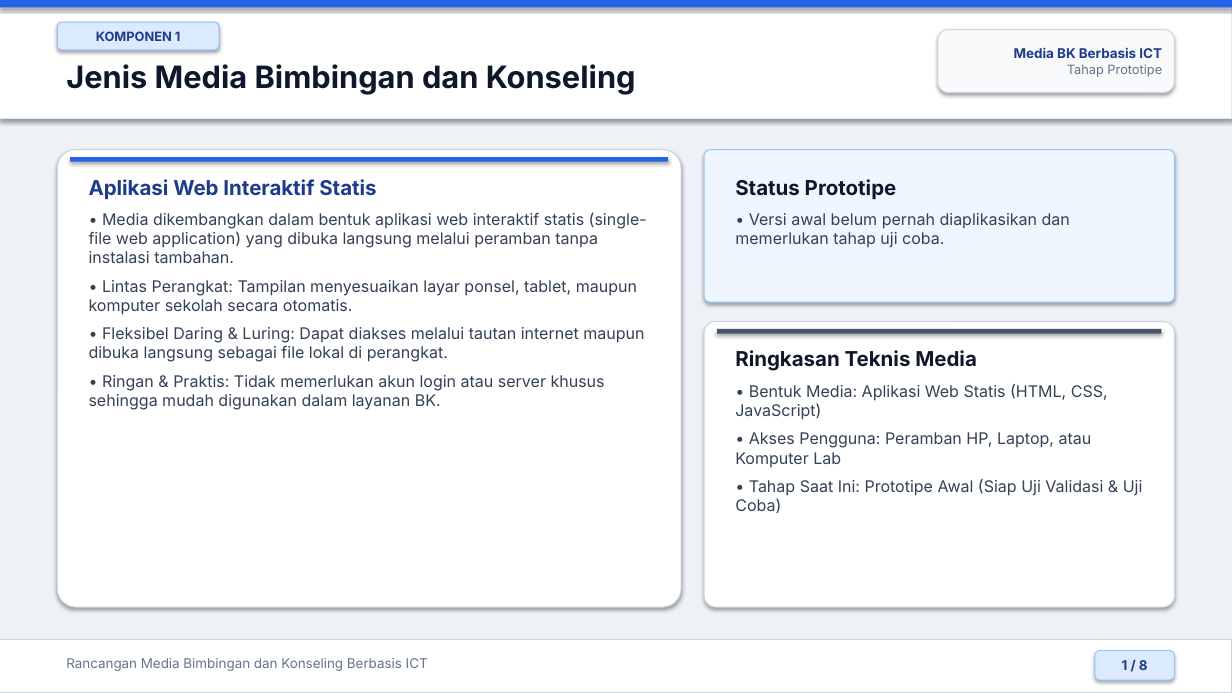
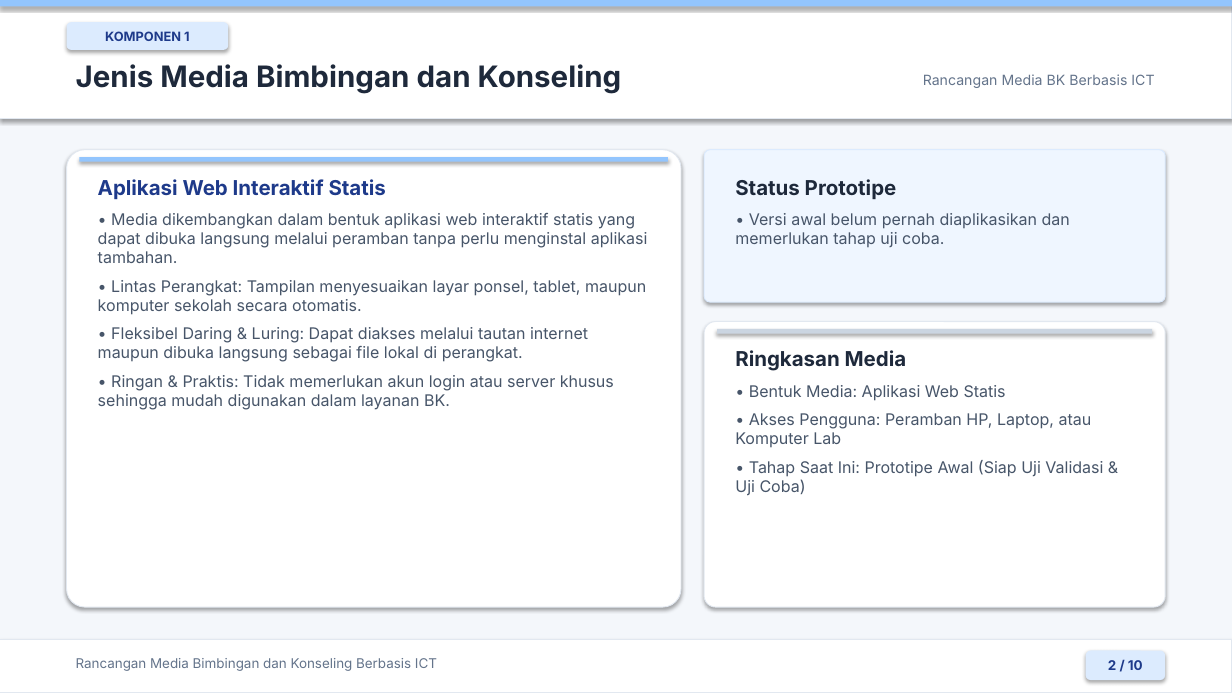
Before and after one commit to dvoidd/kunci-karierku-riasec, a slide deck: slide 2 of docs/Presentasi_Kunci_Karierku_RIASEC.pptx (slide 1 before the commit). Drawn at 1232x693 pixels with LibreOffice and Linux fonts; fonts in the diff are those of the drawing. Boxes give left, top, right and bottom in pixels: in the first picture for what was removed or moved away, otherwise in the second. Text is boxed around its words. In the diff, an @@ line names an element or a change of style, - is before the commit and + after.

```diff
--- a/docs/Presentasi_Kunci_Karierku_RIASEC.pptx
+++ b/docs/Presentasi_Kunci_Karierku_RIASEC.pptx
@@ background #EEF2F7 to #F4F7FB @@
@@ rectangle at bbox=[0, 0, 1232, 118]: outline #DBEAFE 0.75 pt to #E2E8F0 0.75 pt @@
@@ rectangle at bbox=[0, 0, 1232, 6]: fill #2563EB to #93C5FD @@
@@ rounded rectangle "KOMPONEN 1": place and size @@
-rounded rectangle "KOMPONEN 1" at bbox=[57, 22, 219, 50]
+rounded rectangle "KOMPONEN 1" at bbox=[67, 22, 228, 50]
@@ rounded rectangle "KOMPONEN 1" at bbox=[67, 22, 228, 50]: fill #DBEAFE to #DCEBFE; outline #93C5FD 0.75 pt to none @@
@@ text "Jenis Media Bimbingan dan Konseling": place and size @@
-text "Jenis Media Bimbingan dan Konseling" at bbox=[66, 64, 636, 95]
+text "Jenis Media Bimbingan dan Konseling" at bbox=[76, 64, 622, 94]
@@ text "Jenis Media Bimbingan dan Konseling" at bbox=[76, 64, 622, 94]: size 24 to 23 pt, text colour #0F172A to #1E293B @@
@@ text "Rancangan Media BK Berbasis ICT": place and size @@
-text "Rancangan Media BK Berbasis ICT" at bbox=[938, 30, 1175, 92]
+text "Rancangan Media BK Berbasis ICT" at bbox=[923, 74, 1154, 88]
@@ text "Rancangan Media BK Berbasis ICT" at bbox=[923, 74, 1154, 88]: vertical alignment middle to top; fill #F8FAFC to none; outline #CBD5E1 0.75 pt to none; shadow off @@
@@ text at bbox=[923, 74, 1154, 88]: text changed; size 10.5 to 11 pt; text colour #1E3A8A to #64748B; bold off @@
-Media BK Berbasis ICT
-Tahap Prototipe
+Rancangan Media BK Berbasis ICT
@@ rounded rectangle: place and size @@
-rounded rectangle at bbox=[57, 150, 681, 607]
+rounded rectangle at bbox=[67, 150, 681, 607]
@@ rectangle at bbox=[79, 157, 668, 162]: fill #2563EB to #93C5FD @@
@@ rectangle: place and size @@
-rectangle at bbox=[70, 157, 668, 162]
+rectangle at bbox=[79, 157, 668, 162]
@@ text "Aplikasi Web Interaktif Statis": place and size @@
-text "Aplikasi Web Interaktif Statis" at bbox=[89, 179, 647, 410]
+text "Aplikasi Web Interaktif Statis" at bbox=[98, 179, 648, 410]
@@ rounded rectangle: place and size @@
-rounded rectangle at bbox=[704, 150, 1175, 302]
+rounded rectangle at bbox=[704, 150, 1165, 302]
@@ rounded rectangle at bbox=[704, 150, 1165, 302]: outline #93C5FD 0.75 pt to #DCEBFE 0.75 pt @@
@@ text "Status Prototipe" at bbox=[735, 179, 1070, 247]: text colour #0F172A to #1E293B in "Status Prototipe"; text colour #334155 to #475569 in "• Versi awal belum pernah diaplikasikan dan ..." @@
@@ text at bbox=[98, 213, 648, 263]: text changed; text colour #334155 to #475569 @@
-• Media dikembangkan dalam bentuk aplikasi web interaktif statis (single-file web application) yang dibuka langsung melalui peramban tanpa instalasi tambahan.
+• Media dikembangkan dalam bentuk aplikasi web interaktif statis yang dapat dibuka langsung melalui peramban tanpa perlu menginstal aplikasi tambahan.
@@ text at bbox=[98, 280, 646, 410]: text colour #334155 to #475569 in "• Lintas Perangkat: Tampilan menyesuaikan layar ponsel, ...", "• Fleksibel Daring & Luring: Dapat diakses ...", "• Ringan & Praktis: Tidak memerlukan akun ..." @@
@@ outline #CBD5E1 0.75 pt to #E2E8F0 0.75 pt in 3 elements at bbox=[0, 640, 1232, 693], bbox=[67, 150, 681, 607], bbox=[704, 322, 1165, 607] @@
@@ rounded rectangle: place and size @@
-rounded rectangle at bbox=[704, 322, 1175, 607]
+rounded rectangle at bbox=[704, 322, 1165, 607]
@@ rectangle: place and size @@
-rectangle at bbox=[717, 329, 1162, 334]
+rectangle at bbox=[717, 329, 1153, 334]
@@ rectangle at bbox=[717, 329, 1153, 334]: fill #475569 to #CBD5E1 @@
@@ text at bbox=[735, 350, 1006, 401]: text changed; text colour #334155 to #475569 @@
-Ringkasan Teknis Media
-• Bentuk Media: Aplikasi Web Statis (HTML, CSS, JavaScript)
+Ringkasan Media
+• Bentuk Media: Aplikasi Web Statis
@@ text at bbox=[735, 413, 1103, 496]: text colour #334155 to #475569 in "• Akses Pengguna: Peramban HP, Laptop, atau ...", "• Tahap Saat Ini: Prototipe Awal (Siap ..." @@
@@ text "Rancangan Media Bimbingan dan Konseling ...": place and size @@
-text "Rancangan Media Bimbingan dan Konseling ..." at bbox=[66, 658, 428, 671]
+text "Rancangan Media Bimbingan dan Konseling ..." at bbox=[76, 658, 437, 671]
@@ rounded rectangle added at bbox=[1086, 651, 1165, 680], fill #DCEBFE, 10.5 pt, text #1E3A8A, bold @@
+2 / 10
@@ rounded rectangle removed at bbox=[1095, 651, 1175, 680] @@
-1 / 8
```
Also in this commit, not shown: 7 other slides changed, 2 slides added, 2 other files.
